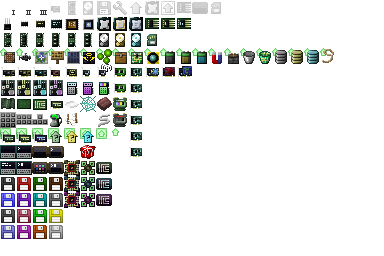
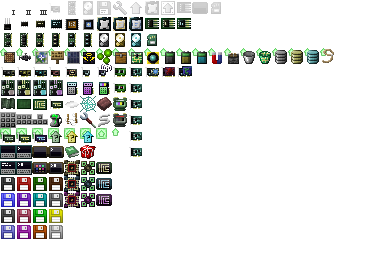
Comparing the layer stacks of the two 384 x 256 images. Changes:
painted on "items" (2nd of 2, in "items") over <box>65,112,96,158</box>
